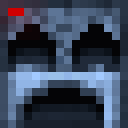
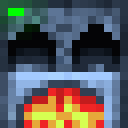
Before/after of a 128 x 128 layered artwork. What changed in the layer stack:
added layer "Layer 1" above "Layer 0" over [0, 88, 104, 128]
moved "Layer 0" above "Layer 0 copy", painted on it over [0, 0, 112, 128]
painted on "Layer 0 copy" over [0, 0, 112, 128]
